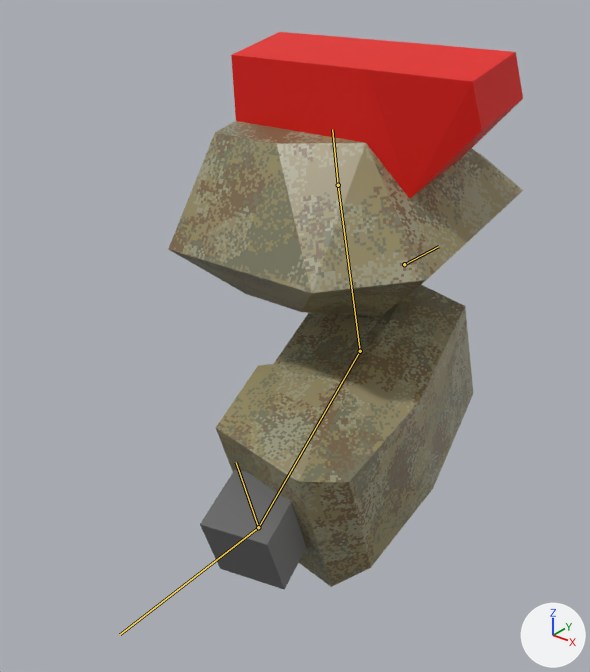
A saved change to the Blender file resources/mechparts/arml/mech_arml04.blend.
The view is the same before and after, from a camera (50 mm lens) standing at (0.975, -1.126, 0.381) and looking at (0.269, -0.243, -0.166). Arrows for +X, +Y and +Z are at lower right; the lights stay in place. Both versions are drawn at frame 15 of the action 'shoot_in'; the numbers are the values there. The bones that bend it are drawn over the model as lines.

Objects in the first picture: 'arm'.
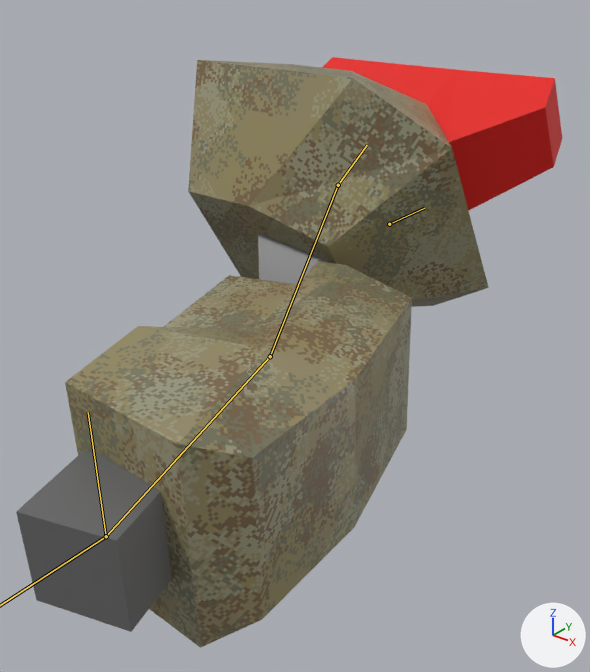
Where the change shows, as pixel boxes [x1, y1, x2, y2] in the pictures (590 x 672 px):
'arm', posed (54% wider): before [168, 32, 523, 590]; after [16, 57, 562, 648]
bone 'arm_ik_pole', root to tip: before (404, 264) to (438, 246); after (389, 224) to (424, 208)

The change, as a diff of the scene's bpy script:
```diff
--- a/resources/mechparts/arml/mech_arml04.blend.py
+++ b/resources/mechparts/arml/mech_arml04.blend.py
@@ bone_arm_ik_pole @@
 bone_arm_ik_pole = bpy.data.objects['Armature'].pose.bones['arm_ik_pole']
-bone_arm_ik_pole.location = (-0.039, 0.0, 0.074)
+bone_arm_ik_pole.location = (-0.083, 0.0, 0.156)
@@ bone_arm_ik_target @@
 bone_arm_ik_target = bpy.data.objects['Armature'].pose.bones['arm_ik_target']
-bone_arm_ik_target.location = (-0.095, 0.332, 0.247)
+bone_arm_ik_target.location = (-0.2, 0.7, 0.521)
```
